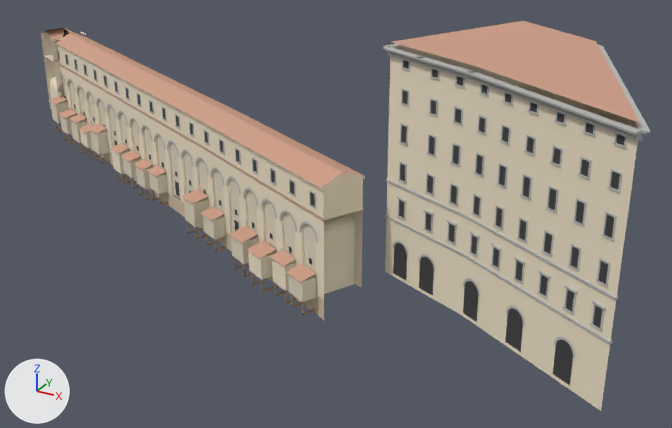
Renders of the glTF model web/public/models/landmarks/corridoio.glb from each side of a commit.
Rendered twice from a camera (50 mm lens) standing at (15.9, -518.8, 64.2) and looking at (-35.5, -425.3, 17.4). Every picture has the same lights, and +X, +Y and +Z are marked at lower left. The picture after the commit comes second. Vertices at exactly the same position are counted once.

The older version as bpy lines, for what is in view:
```python
me_lungarno_1565_99999_corr = bpy.data.meshes.new('lungarno@1565-99999.corr')
me_lungarno_1565_99999_corr.from_pydata(...)  # 2241 vertices, 3209 faces; spans x -126.3..-33.7, y -427.0..-378.7, z 4.9..22.5
me_lungarno_1565_99999_corr.materials.append(mat_fs_plaster_corridor)  # beige #efe2c8
me_lungarno_1565_99999_roof = bpy.data.meshes.new('lungarno@1565-99999.roof')
me_lungarno_1565_99999_roof.from_pydata(...)  # 150 vertices, 196 faces; spans x -126.4..-33.6, y -427.1..-378.9, z 21.3..23.3
me_lungarno_1565_99999_roof.materials.append(mat_fs_roof_tiles)  # beige #ce9e86
me_lungarno_1565_99999_serena = bpy.data.meshes.new('lungarno@1565-99999.serena')
me_lungarno_1565_99999_serena.from_pydata(...)  # 2956 vertices, 3464 faces; spans x -126.0..-35.0, y -426.2..-379.5, z 11.3..20.7
me_lungarno_1565_99999_serena.materials.append(mat_fs_pietra_serena)  # grey #bcbcb8
me_sporti_1572_1885_wood = bpy.data.meshes.new('sporti@1572-1885.wood')
me_sporti_1572_1885_wood.from_pydata(...)  # 420 vertices, 720 faces; spans x -121.9..-38.3, y -427.5..-385.3, z 1.8..5.6
me_sporti_1572_1885_wood.materials.append(mat_fs_door_wood)  # brown #998169
ob_lungarno_1565_99999_corr = bpy.data.objects.new('lungarno@1565-99999.corr', me_lungarno_1565_99999_corr)
ob_lungarno_1565_99999_corr.location = (0.0, 0.0, 0.0)
ob_lungarno_1565_99999_roof = bpy.data.objects.new('lungarno@1565-99999.roof', me_lungarno_1565_99999_roof)
ob_lungarno_1565_99999_roof.location = (0.0, 0.0, 0.0)
ob_lungarno_1565_99999_serena = bpy.data.objects.new('lungarno@1565-99999.serena', me_lungarno_1565_99999_serena)
ob_lungarno_1565_99999_serena.location = (0.0, 0.0, 0.0)
ob_sporti_1572_1885_wood = bpy.data.objects.new('sporti@1572-1885.wood', me_sporti_1572_1885_wood)
ob_sporti_1572_1885_wood.location = (0.0, 0.0, 0.0)
# also in view: 'uffizi_ponente@1565-99999.roof' at (-15.4, -417.0, 38.0); 'sporti@1572-1885.corr' at (-75.7, -408.4, 6.1); 'uffizi_ponente@1565-99999.serena' at (-15.3, -417.1, 23.4); 'lungarno@1565-99999.brick' at (-79.9, -402.8, 17.3); 'lungarno@1565-99999.stone' at (-78.6, -404.9, 4.5)
```
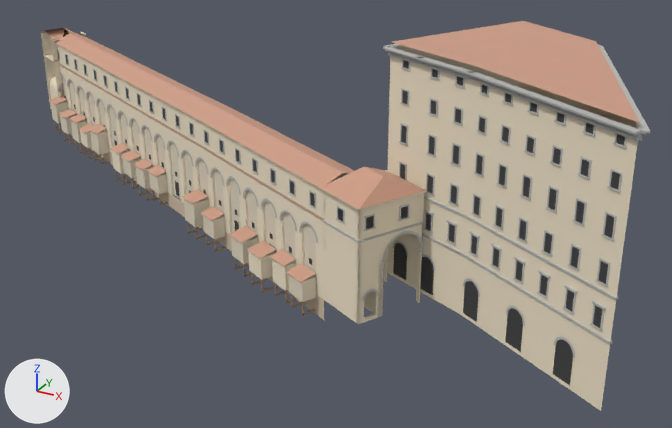
What changed in the scene script:
```text
Change me_lungarno_1565_99999_corr:
    remove me_lungarno_1565_99999_corr.from_pydata(...)  # 2241 vertices, 3209 faces; spans x -126.3..-33.7, y -427.0..-378.7, z 4.9..22.5
    add me_lungarno_1565_99999_corr.from_pydata(...)  # 2422 vertices, 3463 faces; spans x -126.3..-25.1, y -430.4..-378.7, z 4.9..22.2
    me_lungarno_1565_99999_corr part 1: 1 vertex removed from x -35.2, y -424.0, z 22.5; 182 vertices added at x -36.9..-25.1, y -430.4..-417.7, z 5.6..21.4
Change me_lungarno_1565_99999_roof:
    verts and faces of me_lungarno_1565_99999_roof; kept vertices keep their numbers, new ones are numbered from 150
    remove me_lungarno_1565_99999_roof.from_pydata(...)  # 150 vertices, 196 faces; spans x -126.4..-33.6, y -427.1..-378.9, z 21.3..23.3
    add me_lungarno_1565_99999_roof.from_pydata(...)  # 156 vertices, 202 faces; spans x -126.4..-25.0, y -430.7..-378.9, z 21.3..23.6
    me_lungarno_1565_99999_roof part 2
    add verts[150] = (-36.9, -427.0, 21.3)  # pixel (319, 187)
    add verts[151] = (-29.6, -430.7, 21.3)  # pixel (358, 209)
    add verts[152] = (-29.1, -425.2, 23.6)  # pixel (383, 176)
    add verts[153] = (-32.6, -423.4, 23.6)  # pixel (363, 166)
    add verts[154] = (-25.0, -421.5, 21.3)  # pixel (427, 190)
    add verts[155] = (-32.3, -417.8, 21.3)  # pixel (385, 170)
    add faces += [(150, 151, 152), (150, 152, 153), (153, 154, 155), (152, 154, 153), (151, 154, 152), (150, 153, 155)]
Change me_lungarno_1565_99999_serena:
    remove me_lungarno_1565_99999_serena.from_pydata(...)  # 2956 vertices, 3464 faces; spans x -126.0..-35.0, y -426.2..-379.5, z 11.3..20.7
    add me_lungarno_1565_99999_serena.from_pydata(...)  # 3238 vertices, 3810 faces; spans x -126.0..-25.3, y -430.2..-379.5, z 8.7..20.7
    me_lungarno_1565_99999_serena part 3: the loose piece of 20 vertices spanning x -43.6..-42.3, y -423.9..-423.2, z 18.1..19.9 is copied, and the copy is turned 89.9 degrees about the z axis through its middle and scaled by 0.952, then moved by (13.8, -5.2, 0.1); it spans x -29.4..-28.7, y -429.4..-428.0, z 18.2..19.9
    me_lungarno_1565_99999_serena part 4: the loose piece of 20 vertices spanning x -39.3..-38.0, y -426.0..-425.3, z 18.0..19.9 is copied, and the copy is turned 89.9 degrees about the z axis through its middle and scaled by 0.952, then moved by (11.9, 1.6, 0.1); it spans x -27.1..-26.4, y -424.7..-423.4, z 18.2..19.9
    me_lungarno_1565_99999_serena part 5: the loose piece of 34 vertices spanning x -46.0..-42.2, y -424.0..-422.0, z 13.0..15.2 is copied, and the copy is scaled about its middle by (0.777, -3.13, 1.55), then moved by (17.3, -1.1, 0.8); it spans x -28.2..-25.3, y -427.0..-421.2, z 13.2..16.5
    me_lungarno_1565_99999_serena part 6: the loose piece of 34 vertices spanning x -41.6..-37.7, y -426.2..-424.2, z 13.2..15.3 is copied, and the copy is scaled about its middle by (0.28, -1.13, 0.57), then moved by (10.7, -3.3, -5.0); it spans x -29.5..-28.3, y -429.6..-427.3, z 8.7..10.0
    me_lungarno_1565_99999_serena part 7: 24 vertices added at x -36.6..-25.3, y -430.2..-417.8, z 16.7..17.0
    other edits to the shape of me_lungarno_1565_99999_serena do not show in these pictures
Add ob_lungarno_1565_99999_iron:
    ob_lungarno_1565_99999_iron = bpy.data.objects.new('lungarno@1565-99999.iron', me_lungarno_1565_99999_iron)  # 200 vertices, 300 faces; spans x -36.06..-26.57, y -429.07..-420.32, z 18.24..19.74; in mat_fs_wrought_iron (dark grey #505050)
    ob_lungarno_1565_99999_iron.location = (0.0, 0.0, 0.0)
```

Location of each change, [x1, y1, x2, y2] in pixels of the pictures (672 x 428 px):
'lungarno@1565-99999.corr', reshaped (19% wider, 9% taller)
    before: [40, 30, 365, 299]
    after: [40, 30, 427, 324]
'lungarno@1565-99999.roof', reshaped (19% wider, 14% taller)
    before: [41, 28, 364, 188]
    after: [41, 28, 427, 210]
'lungarno@1565-99999.serena', reshaped
    before: [57, 49, 317, 243]
    after: [57, 49, 424, 301]
'lungarno@1565-99999.iron', added
    after: [339, 207, 407, 229]
part 1 of me_lungarno_1565_99999_corr, built on
    before: [324, 173, 363, 210]
    after: [321, 170, 427, 324]
part 2 of me_lungarno_1565_99999_roof, added (beige)
    after: [320, 167, 427, 210]
part 3 of me_lungarno_1565_99999_serena, added
    after: [364, 214, 375, 230]
part 4 of me_lungarno_1565_99999_serena, added
    after: [399, 204, 409, 220]
part 5 of me_lungarno_1565_99999_serena, added
    after: [382, 231, 423, 262]
part 6 of me_lungarno_1565_99999_serena, added
    after: [362, 289, 379, 301]
part 7 of me_lungarno_1565_99999_serena, added
    after: [323, 219, 424, 243]
